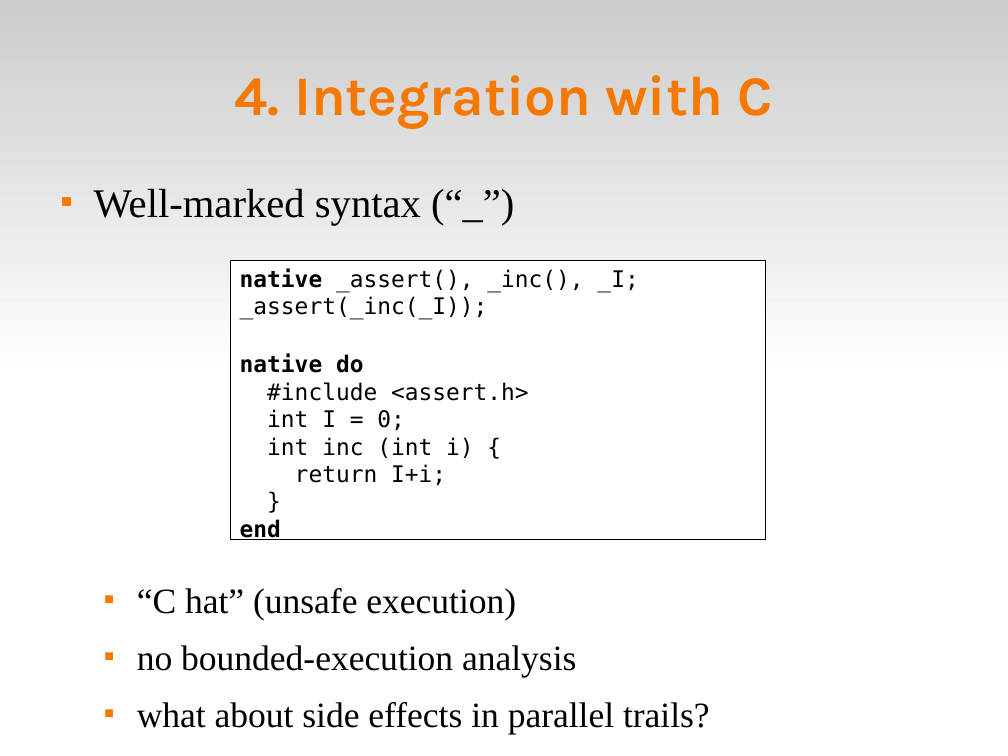
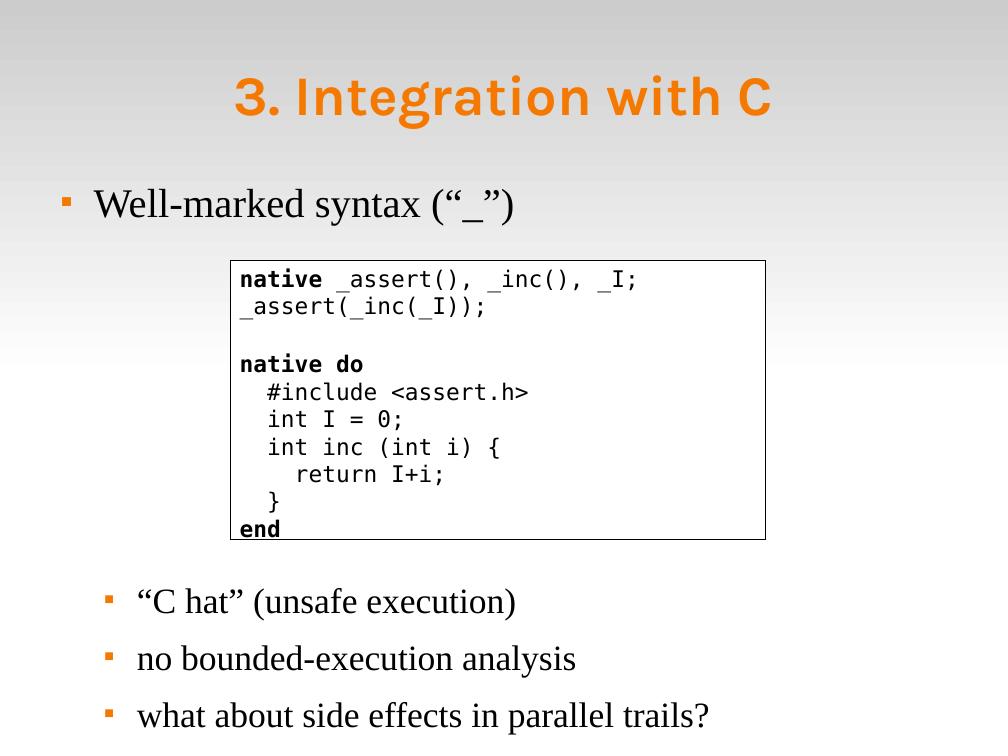
Before and after one commit to fsantanna-no/ceu-docs, a slide deck: slide 8 of ceu_sensys.odp (slide 9 before the commit). Drawn at 1008x756 pixels with LibreOffice and Linux fonts; fonts in the diff are those of the drawing. Boxes give left, top, right and bottom in pixels: in the first picture for what was removed or moved away, otherwise in the second. Text is boxed around its words. In the diff, an @@ line names an element or a change of style, - is before the commit and + after.

```diff
--- a/ceu_sensys.odp
+++ b/ceu_sensys.odp
@@ title at (234,75,773,129): text changed @@
-4. Integration with C
+3. Integration with C
```
Also in this commit, not shown: 9 other slides changed, 1 slide removed.
